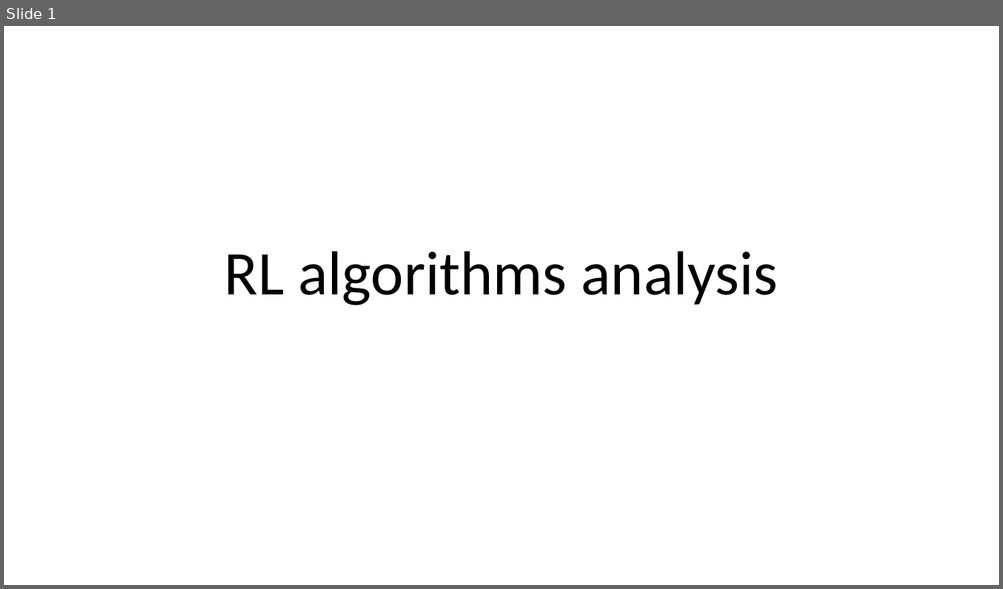
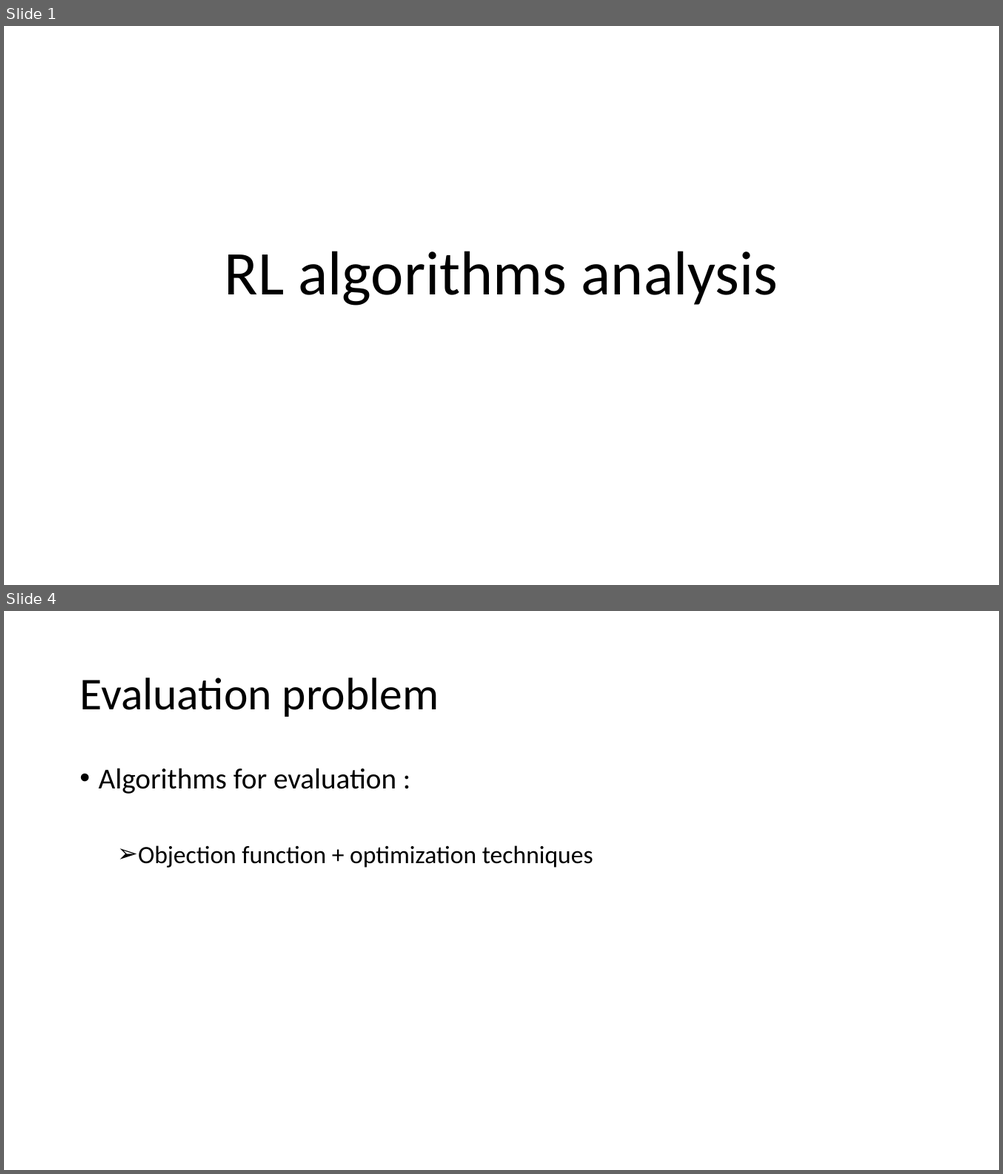
Before and after one commit to xfdywy/RL, a slide deck: RL analysis/RL analysis.pptx. Shown one above the other, each under a label of ours: slide 1 before the commit, slides 1 and 4 after it; the slides between them are not shown. The pictures are 1003x589 and 1003x1174 pixels, drawn with LibreOffice and Linux fonts; fonts in the diff are those of the drawing. Boxes give left, top, right and bottom in pixels: in the first picture for what was removed or moved away, otherwise in the second. Text is boxed around its words. In the diff, an @@ line names an element or a change of style, - is before the commit and + after.

```diff
--- a/RL analysis/RL analysis.pptx
+++ b/RL analysis/RL analysis.pptx
@@ slide 4 added at [4, 611, 999, 1170], background #FFFFFF @@
@@ title added at [79, 678, 439, 717], 44 pt, text #000000 @@
+Evaluation problem
@@ text added at [99, 768, 593, 868], 24 pt, text #000000 @@
+• Algorithms for evaluation :
+  ➢ Objection function + optimization techniques
```
Also in this commit, not shown: 2 slides changed, 6 other slides added, 1 other file.
